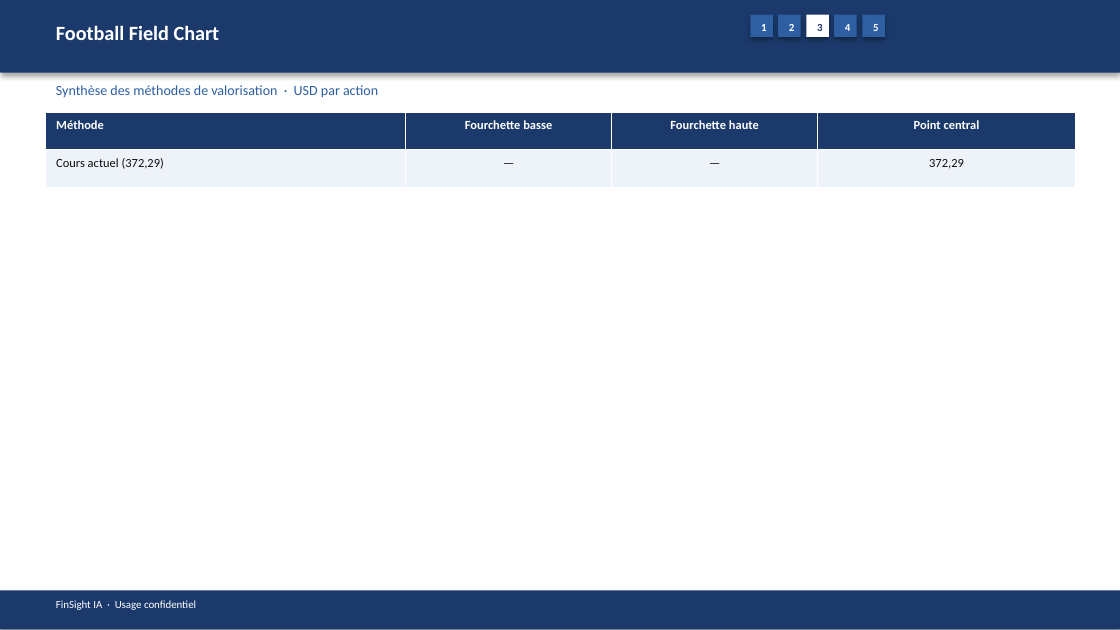
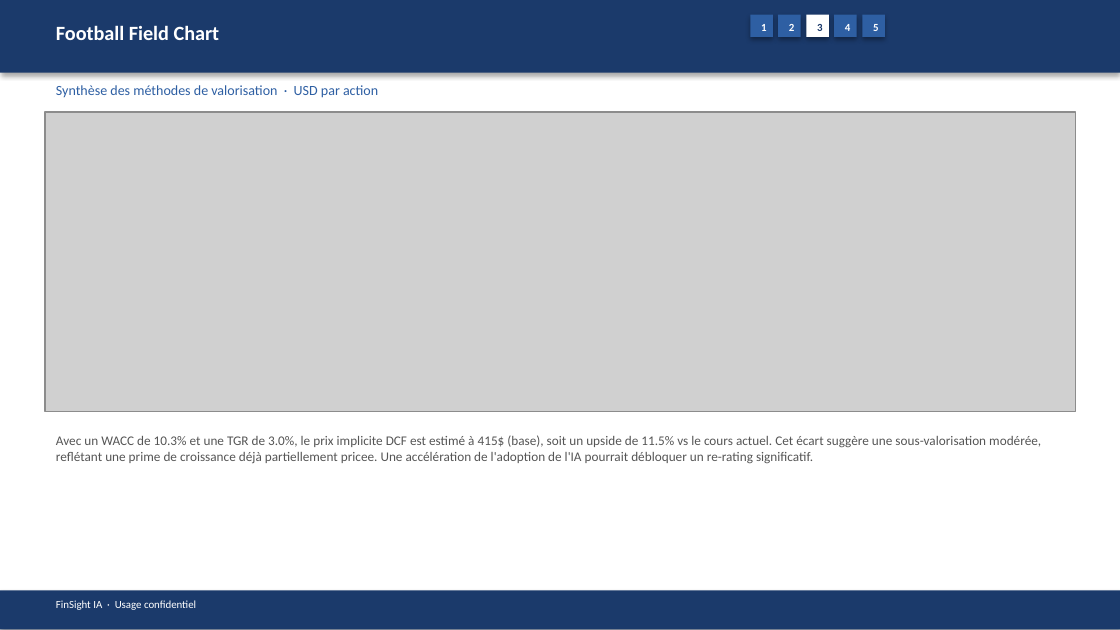
Before and after one commit to baptistejeh07-art/finsight-ia, a slide deck: slide 14 of preview/MSFT/MSFT_pitchbook.pptx. Drawn at 1120x630 pixels with LibreOffice and Linux fonts; fonts in the diff are those of the drawing; grey boxes stand for pictures. Boxes give left, top, right and bottom in pixels: in the first picture for what was removed or moved away, otherwise in the second. Text is boxed around its words. In the diff, an @@ line names an element or a change of style, - is before the commit and + after.

```diff
--- a/preview/MSFT/MSFT_pitchbook.pptx
+++ b/preview/MSFT/MSFT_pitchbook.pptx
@@ table removed at (45,112,1075,187), 2 rows, 4 columns @@
-Méthode | Fourchette basse | Fourchette haute | Point central
-Cours actuel (372,29) | — | — | 372,29
@@ picture added at (45,112,1075,412) @@
@@ text added at (56,435,1041,463), 8.5 pt, text #555555 @@
+Avec un WACC de 10.3% et une TGR de 3.0%, le prix implicite DCF est estimé à 415$ (base), soit un upside de 11.5% vs le cours actuel. Cet écart suggère une sous-valorisation modérée, reflétant une prime de croissance déjà partiellement pricee. Une accélération de l'adoption de l'IA pourrait débloquer un re-rating significatif.
```
Also in this commit, not shown: 15 other slides changed, 4 other files.
